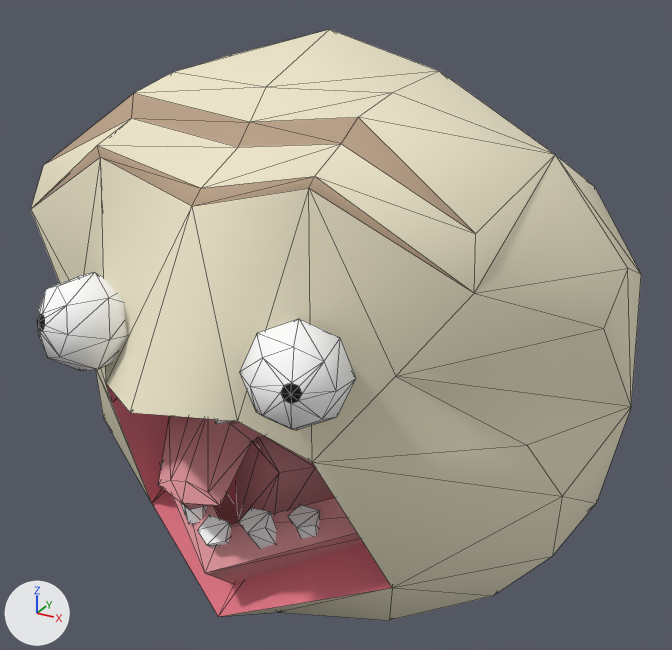
An edit to the FBX model Assets/3D/sun/Sun.FBX, drawn before and after from the same camera.
Both versions are drawn from a 50 mm lens placed at (11.18, -20.01, 10.43), pointed at (0.06, 0.2, 0.33). Arrows for +X, +Y and +Z are at lower left; the lights stay in place. Mesh edges are drawn as thin lines. Where no turn or scale is listed for an object, it has been applied to the vertices.

Before the edit, the objects in view are built like this:
```python
ob_boîte016 = bpy.data.objects.new('Boîte016', me_mesh_007)
ob_boîte016.location = (-0.16, -1.01, -2.55)
ob_boîte016.rotation_euler = (2.036, 0.0, 0.0)  # degrees (117, 0, 0)
ob_boîte016.scale = (0.0254, 0.0254, 0.0254)
ob_sphère002 = bpy.data.objects.new('Sphère002', me_mesh)
ob_sphère002.location = (0.0, 0.0, 0.0)
ob_sphère003 = bpy.data.objects.new('Sphère003', me_mesh_011)
ob_sphère003.location = (-2.29, -6.54, 2.48)
ob_sphère003.rotation_euler = (1.318, 0.0, -0.407)  # degrees (76, 0, -23)
ob_sphère003.scale = (0.0254, 0.0254, 0.0254)
ob_sphère004 = bpy.data.objects.new('Sphère004', me_mesh_012)
ob_sphère004.location = (2.94, -6.54, 2.48)
ob_sphère004.rotation_euler = (1.422, 0.0243, 0.43)  # degrees (81, 1.4, 25)
ob_sphère004.scale = (0.0254, 0.0254, 0.0254)
# also in view: 'Boîte010' at (0.83, -5.01, -2.79)
```
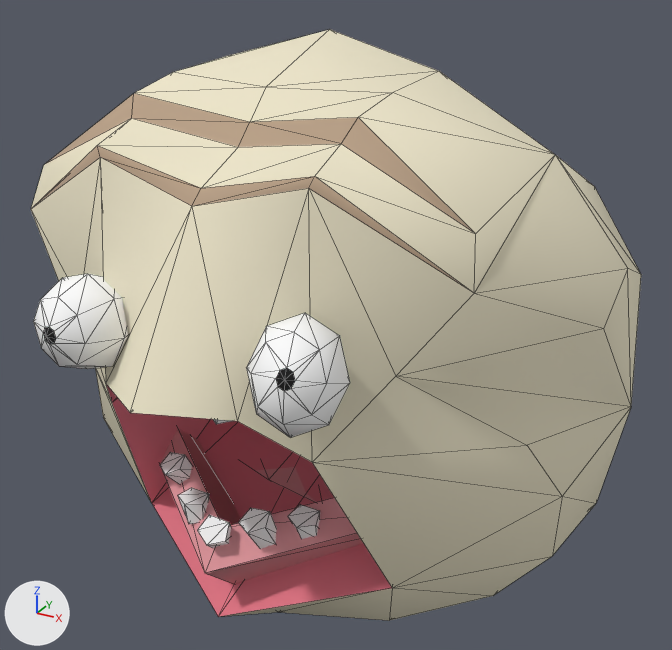
Boxes [x1, y1, x2, y2] around the edits, measured in the pictures (672 x 650 px):
'Boîte016', turned, rescaled
    before: [158, 416, 332, 520]
    after: [255, 467, 317, 503]
'Sphère004', turned, rescaled
    before: [240, 319, 356, 430]
    after: [246, 313, 350, 437]
'Sphère003', turned
    before: [37, 272, 127, 371]
    after: [33, 274, 128, 369]

Diff of the bpy script that builds the scene:
```diff
--- a/Assets/3D/sun/Sun.FBX.py
+++ b/Assets/3D/sun/Sun.FBX.py
@@ ob_boîte016 @@
 ob_boîte016.location = (-0.16, -1.01, -2.55)
-ob_boîte016.rotation_euler = (2.036, 0.0, 0.0)  # degrees (117, 0, 0)
-ob_boîte016.scale = (0.0254, 0.0254, 0.0254)
+ob_boîte016.rotation_euler = (-1.145, 0.0878, -0.181)  # degrees (-66, 5, -10)
+ob_boîte016.scale = (0.0278, 0.0191, 0.0197)
@@ ob_sphère004 @@
 ob_sphère004.location = (2.94, -6.54, 2.48)
-ob_sphère004.rotation_euler = (1.422, 0.0243, 0.43)  # degrees (81, 1.4, 25)
-ob_sphère004.scale = (0.0254, 0.0254, 0.0254)
+ob_sphère004.rotation_euler = (1.193, 0.0435, 0.28)  # degrees (68, 2.5, 16)
+ob_sphère004.scale = (0.0232, 0.0274, 0.0232)
@@ ob_sphère003 @@
 ob_sphère003.location = (-2.29, -6.54, 2.48)
-ob_sphère003.rotation_euler = (1.318, 0.0, -0.407)  # degrees (76, 0, -23)
+ob_sphère003.rotation_euler = (1.501, 0.0806, -0.0884)  # degrees (86, 4.6, -5.1)
 ob_sphère003.scale = (0.0254, 0.0254, 0.0254)
```
